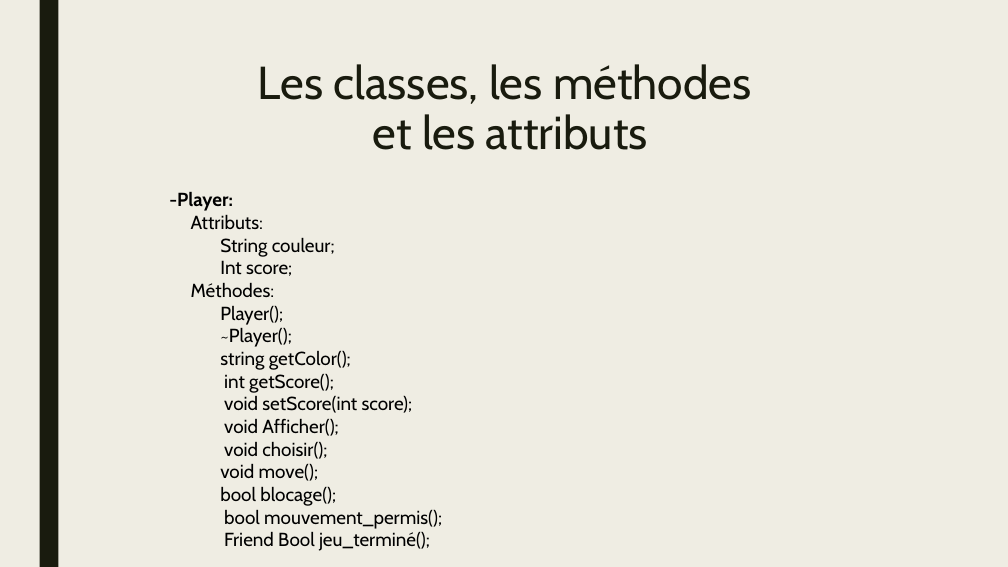
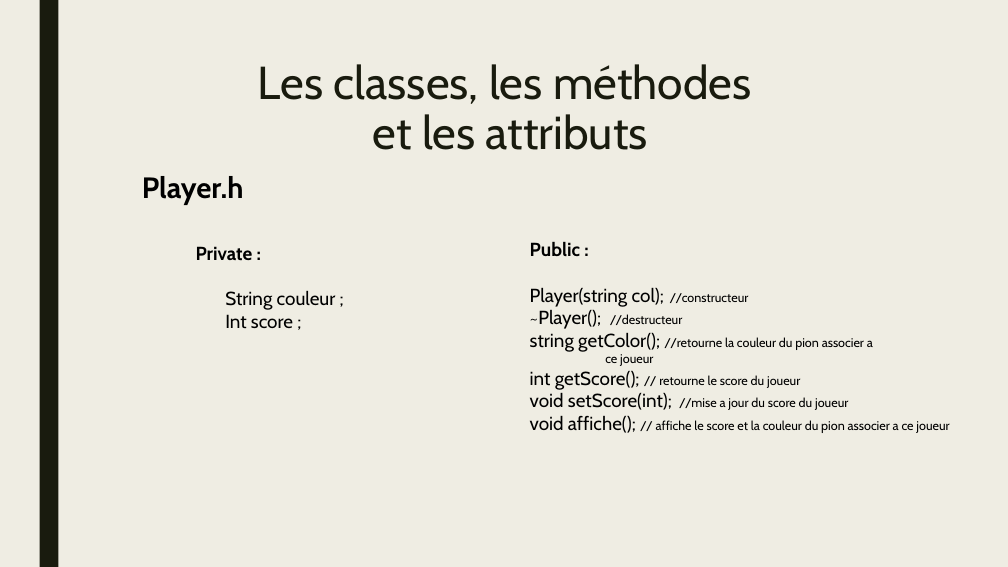
Before and after one commit to KhFiras99/Othello-Project, a slide deck: slide 14 of Othello-groupe1.pptx (slide 13 before the commit). Drawn at 1008x567 pixels with LibreOffice and Linux fonts; fonts in the diff are those of the drawing. Boxes give left, top, right and bottom in pixels: in the first picture for what was removed or moved away, otherwise in the second. Text is boxed around its words. In the diff, an @@ line names an element or a change of style, - is before the commit and + after.

```diff
--- a/Othello-groupe1.pptx
+++ b/Othello-groupe1.pptx
@@ text added at <box>142,176,244,205</box>, 28 pt, text #000000, bold @@
+Player.h
@@ text at <box>196,246,336,329</box>: text changed @@
--Player:
-Attributs:
-String couleur;
-Int score;
-Méthodes:
-Player();
-~Player();
-string getColor();
-int getScore();
-void setScore(int score);
-void Afficher();
-void choisir();
-void move();
-bool blocage();
-bool mouvement_permis();
-Friend Bool jeu_terminé();
+Private :
+String couleur ;
+Int score ;
@@ text added at <box>530,241,949,433</box>, 12 pt, text #000000 @@
+Public :
+Player(string col); //constructeur
+~Player(); //destructeur
+string getColor(); //retourne la couleur du pion associer a ce joueur
+int getScore(); // retourne le score du joueur
+void setScore(int); //mise a jour du score du joueur
+void affiche(); // affiche le score et la couleur du pion associer a ce joueur
```
Also in this commit, not shown: 1 other slide changed, 1 slide added, 1 slide removed, 25 other files.
